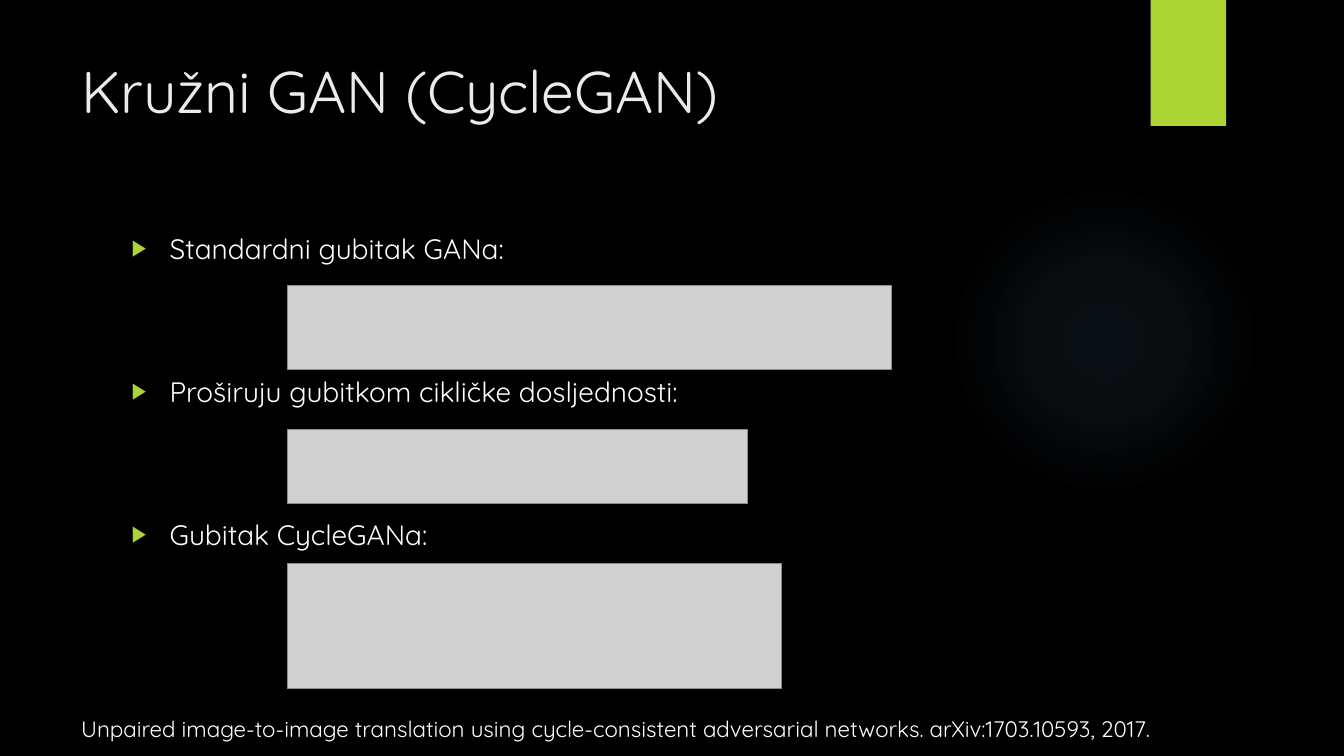
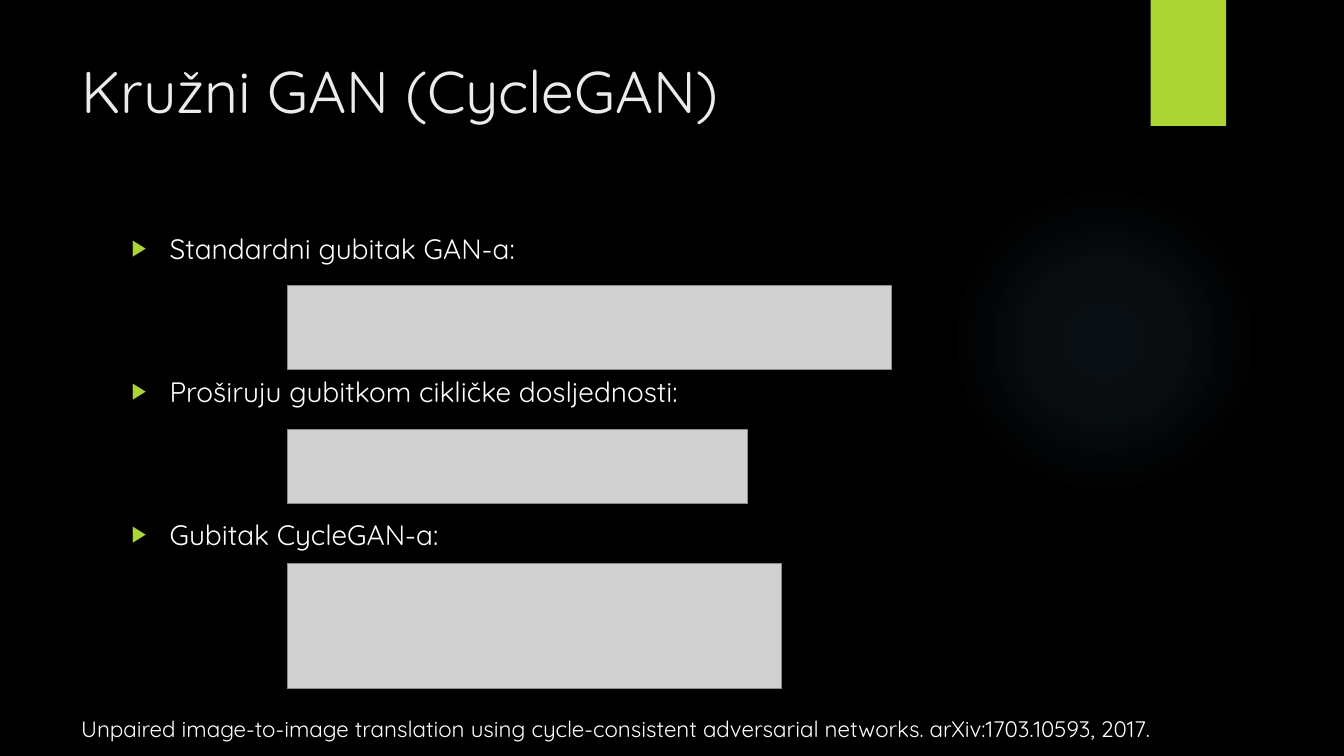
Before and after one commit to v-silverfin/fer-graduate-seminar, a slide deck: slide 15 of kvukic-seminar-presentation-2018.pptx. Drawn at 1344x756 pixels with LibreOffice and Linux fonts; fonts in the diff are those of the drawing; grey boxes stand for pictures; background and template pictures are left out. Boxes give left, top, right and bottom in pixels: in the first picture for what was removed or moved away, otherwise in the second. Text is boxed around its words. In the diff, an @@ line names an element or a change of style, - is before the commit and + after.

```diff
--- a/kvukic-seminar-presentation-2018.pptx
+++ b/kvukic-seminar-presentation-2018.pptx
@@ text at box(170, 238, 515, 265): text changed @@
-▶ Standardni gubitak GANa:
+▶ Standardni gubitak GAN-a:
@@ text at box(170, 524, 438, 551): text changed @@
-▶ Gubitak CycleGANa:
+▶ Gubitak CycleGAN-a:
```
Also in this commit, not shown: 8 other slides changed.
